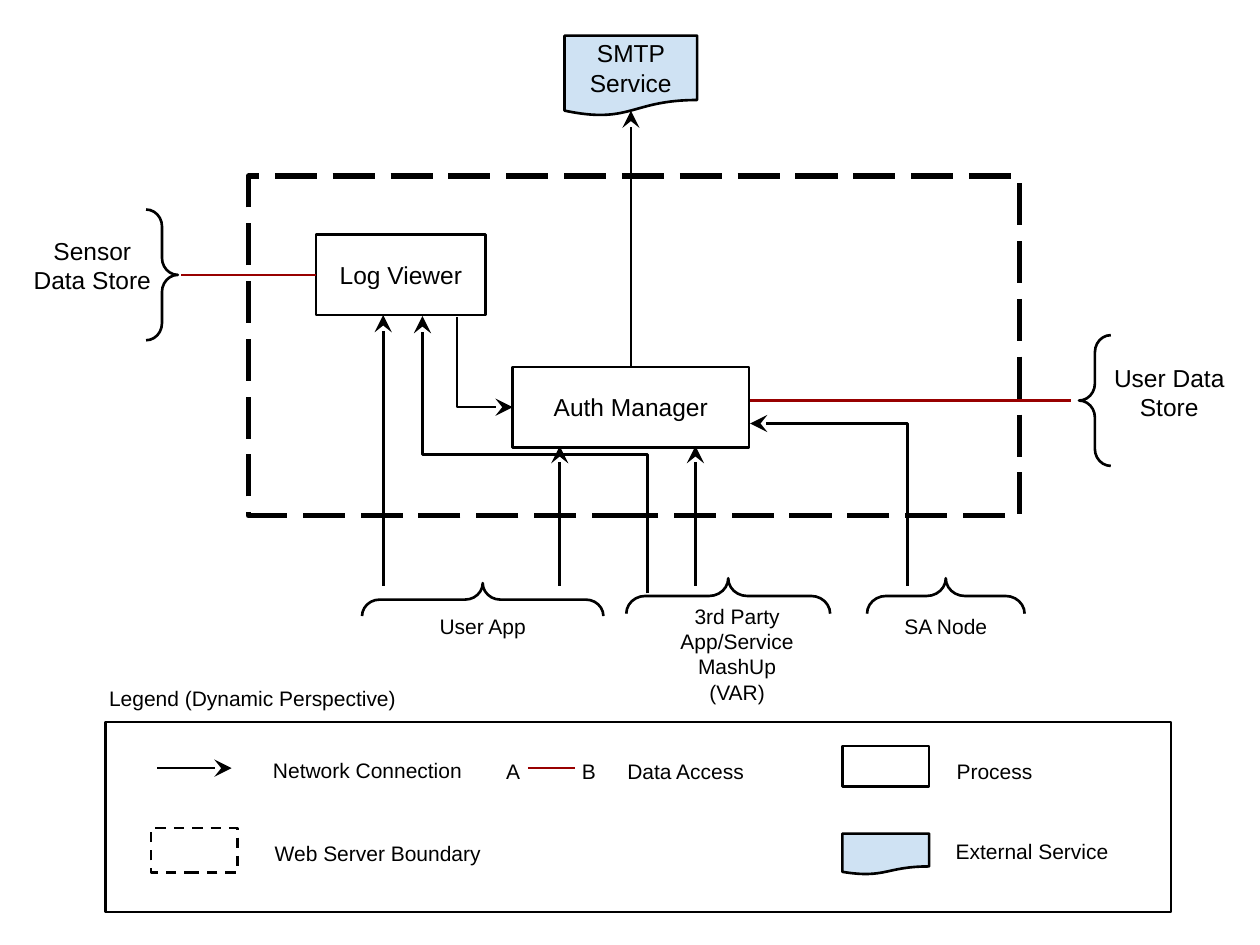
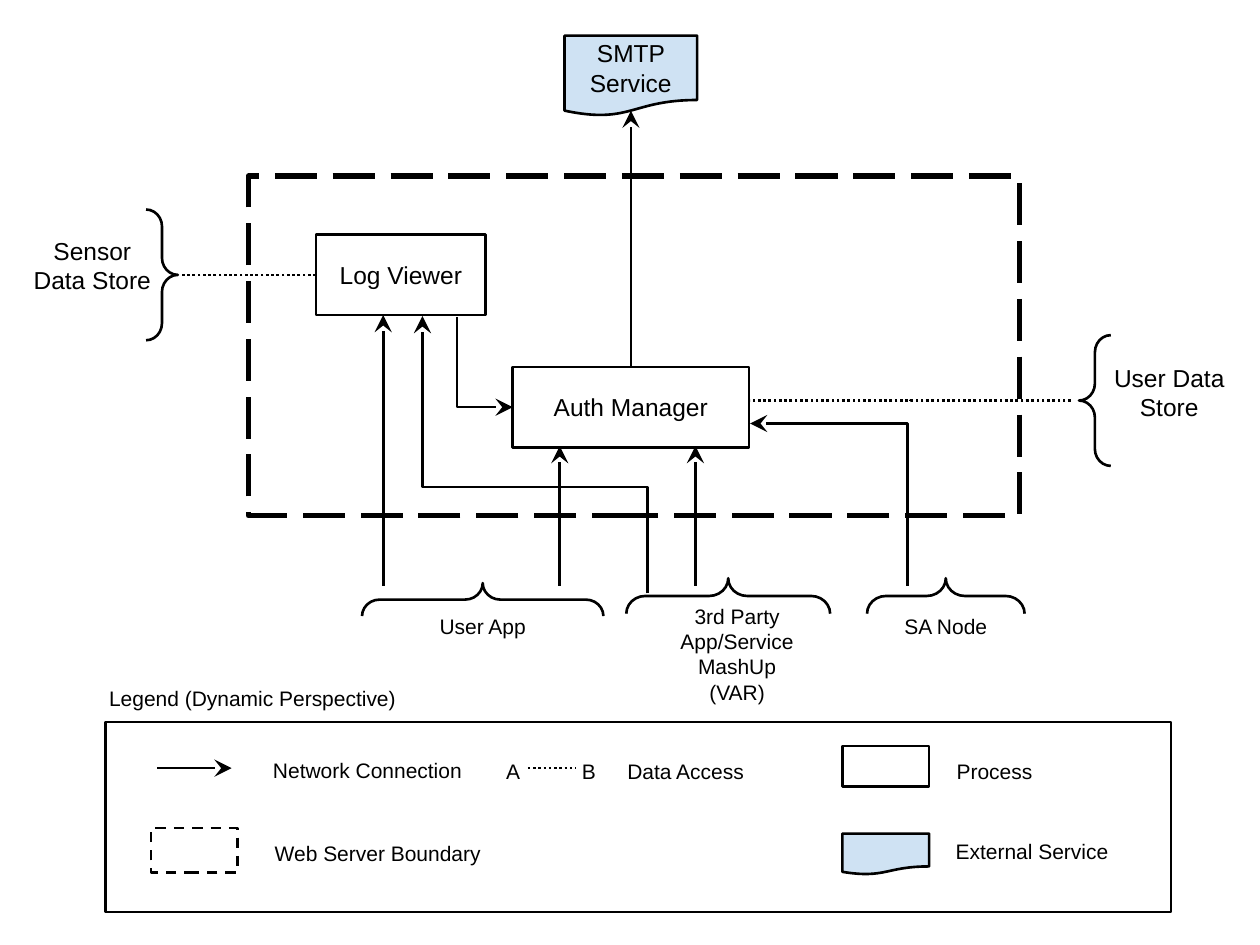
Before and after one commit to junggil/2015_CMU_StudioProject, a slide deck: slide 4 of DOCS/2015-06-18- Version 0.9/Studio project diagrams for document.pptx. Drawn at 1260x945 pixels with LibreOffice and Linux fonts; fonts in the diff are those of the drawing. Boxes give left, top, right and bottom in pixels: in the first picture for what was removed or moved away, otherwise in the second. Text is boxed around its words. In the diff, an @@ line names an element or a change of style, - is before the commit and + after.

```diff
--- a/DOCS/2015-06-18- Version 0.9/Studio project diagrams for document.pptx
+++ b/DOCS/2015-06-18- Version 0.9/Studio project diagrams for document.pptx
@@ elbow line (316, 275) - (181, 275): stroke #980000 1.5 pt to #000000 1.5 pt dashed @@
@@ elbow arrow (648, 593) - (422, 316): route changed @@
@@ elbow line (1071, 401) - (750, 401): stroke #980000 1.5 pt to #000000 1.5 pt dashed @@
@@ line (528, 769) - (575, 769): stroke #980000 1.5 pt to #000000 1.5 pt dashed @@
```
Also in this commit, not shown: 8 other slides changed, 4 other files.
